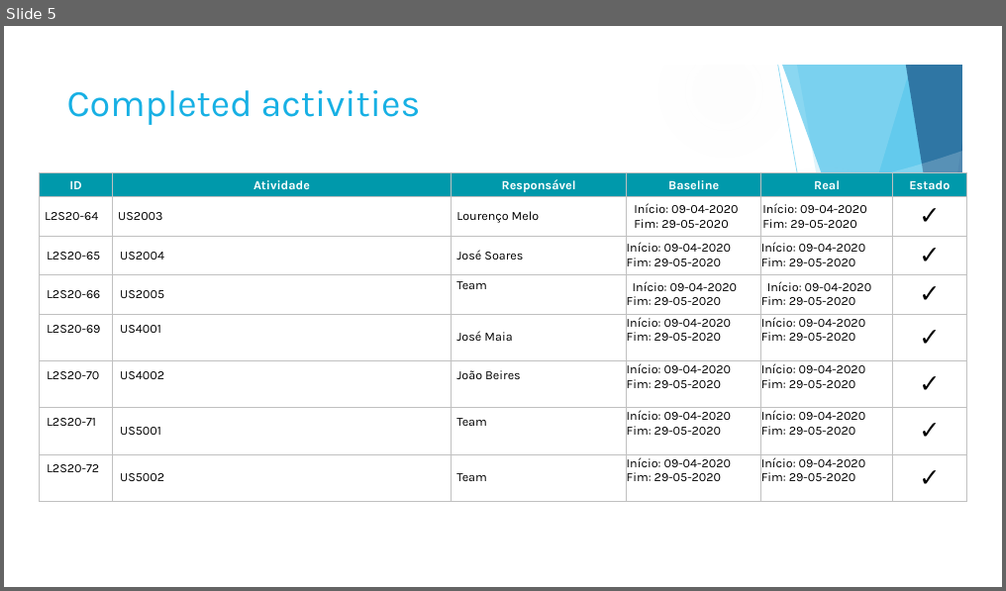
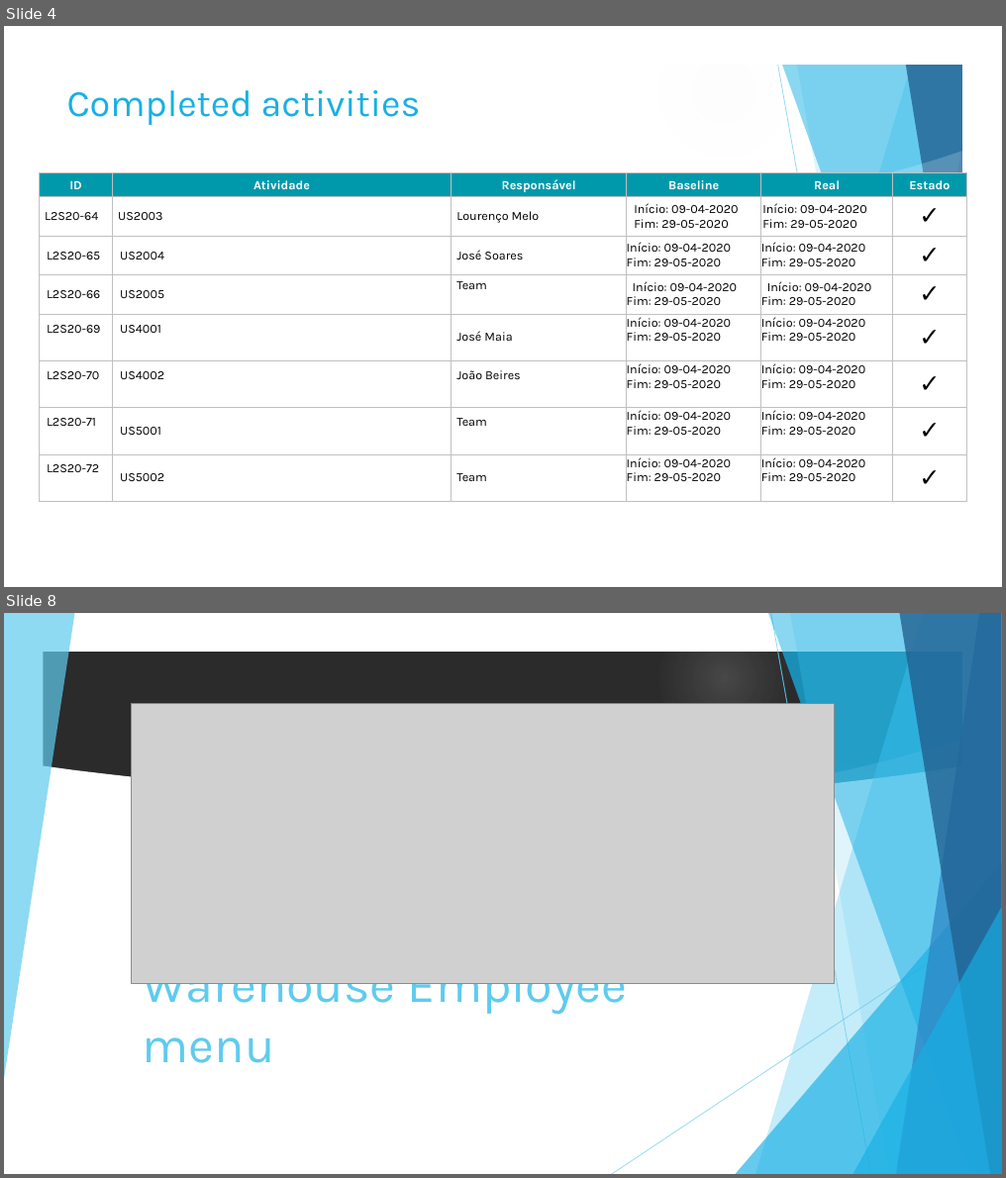
Before and after one commit to LourencoMelo/ISEP-EAPLI, a slide deck: eapli.base/docs/PDS_do_Projeto_SPRINT_C.pptx. Shown one above the other, each under a label of ours: slide 5 before the commit, slides 4 and 8 after it; the slides between them are not shown. The pictures are 1006x591 and 1006x1178 pixels, drawn with LibreOffice and Linux fonts; fonts in the diff are those of the drawing; grey boxes stand for pictures; background and template pictures are left out; a plain dark background stands for a picture behind light text. Boxes give left, top, right and bottom in pixels: in the first picture for what was removed or moved away, otherwise in the second. Text is boxed around its words. In the diff, an @@ line names an element or a change of style, - is before the commit and + after.

```diff
--- a/eapli.base/docs/PDS_do_Projeto_SPRINT_C.pptx
+++ b/eapli.base/docs/PDS_do_Projeto_SPRINT_C.pptx
@@ slide 8 added at (4, 613, 1002, 1174), background picture (left out); not listed: 18 template elements that a slide beside it also shows @@
@@ picture added at (132, 703, 835, 983) @@
@@ group added at (4, 613, 1002, 1174): 6 freeform shapes, 2 lines, 2 triangles @@
@@ title added at (143, 983, 628, 1063), 48 pt, text #5FCBEF @@
+Warehouse Employee menu
@@ what was slide 5 is now slide 4 @@
```
Also in this commit, not shown: 3 slides changed, 2 other slides added, 2 slides removed, 6 other files.
